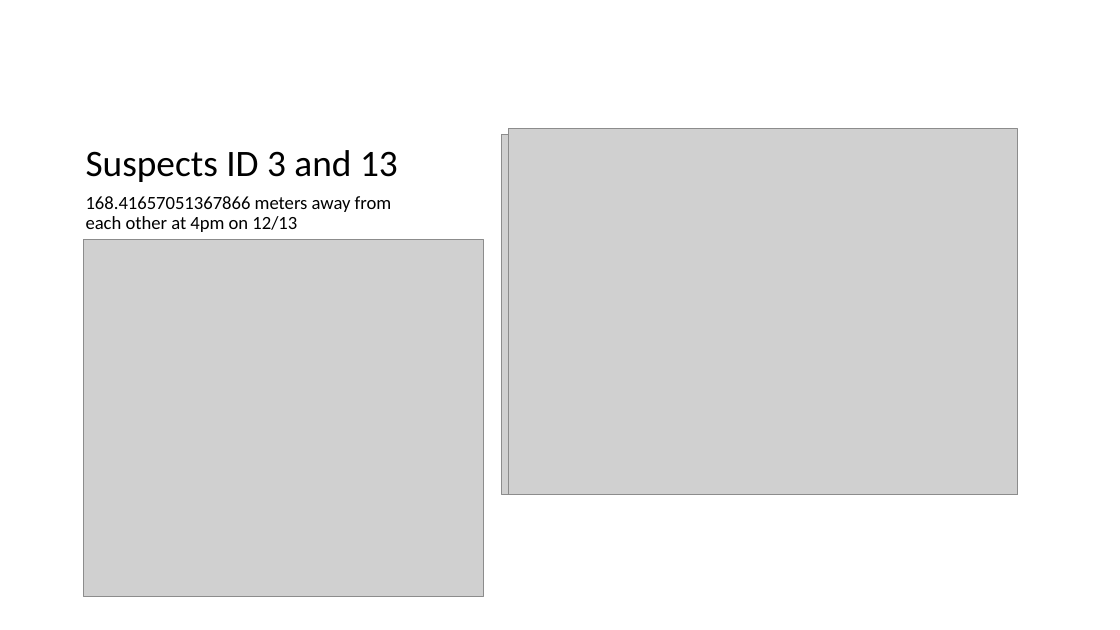
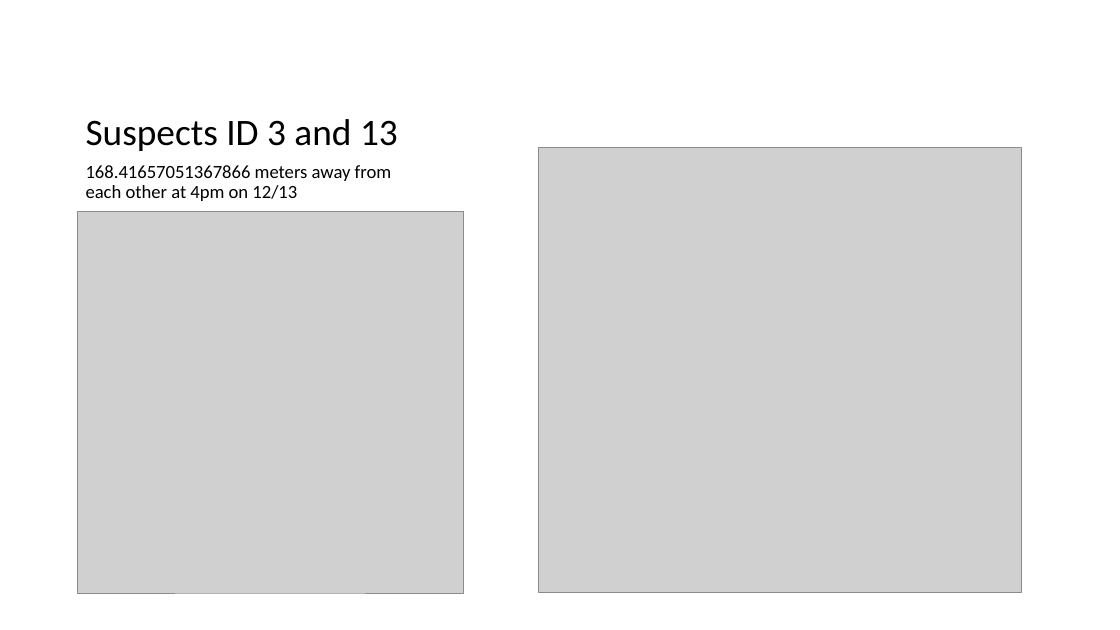
Before and after one commit to ian-mcnichols/CS_480, a slide deck: slide 4 of 480_HW1.pptx. Drawn at 1120x630 pixels with LibreOffice and Linux fonts; fonts in the diff are those of the drawing; grey boxes stand for pictures. Boxes give left, top, right and bottom in pixels: in the first picture for what was removed or moved away, otherwise in the second. Text is boxed around its words. In the diff, an @@ line names an element or a change of style, - is before the commit and + after.

```diff
--- a/480_HW1.pptx
+++ b/480_HW1.pptx
@@ title "Suspects ID 3 and 13": place and size @@
-title "Suspects ID 3 and 13" at (86,150,398,182)
+title "Suspects ID 3 and 13" at (86,119,398,151)
@@ picture removed at (509,129,1017,495) @@
@@ picture: place and size @@
-picture at (502,134,1018,495)
+picture at (539,148,1023,593)
@@ text "168.41657051367866 meters away from each ...": place and size @@
-text "168.41657051367866 meters away from each ..." at (86,196,392,232)
+text "168.41657051367866 meters away from each ..." at (86,165,392,201)
@@ picture: place and size @@
-picture at (83,239,483,597)
+picture at (77,212,463,593)
```
Also in this commit, not shown: 4 other slides changed, 4 slides added, 3 other files.
